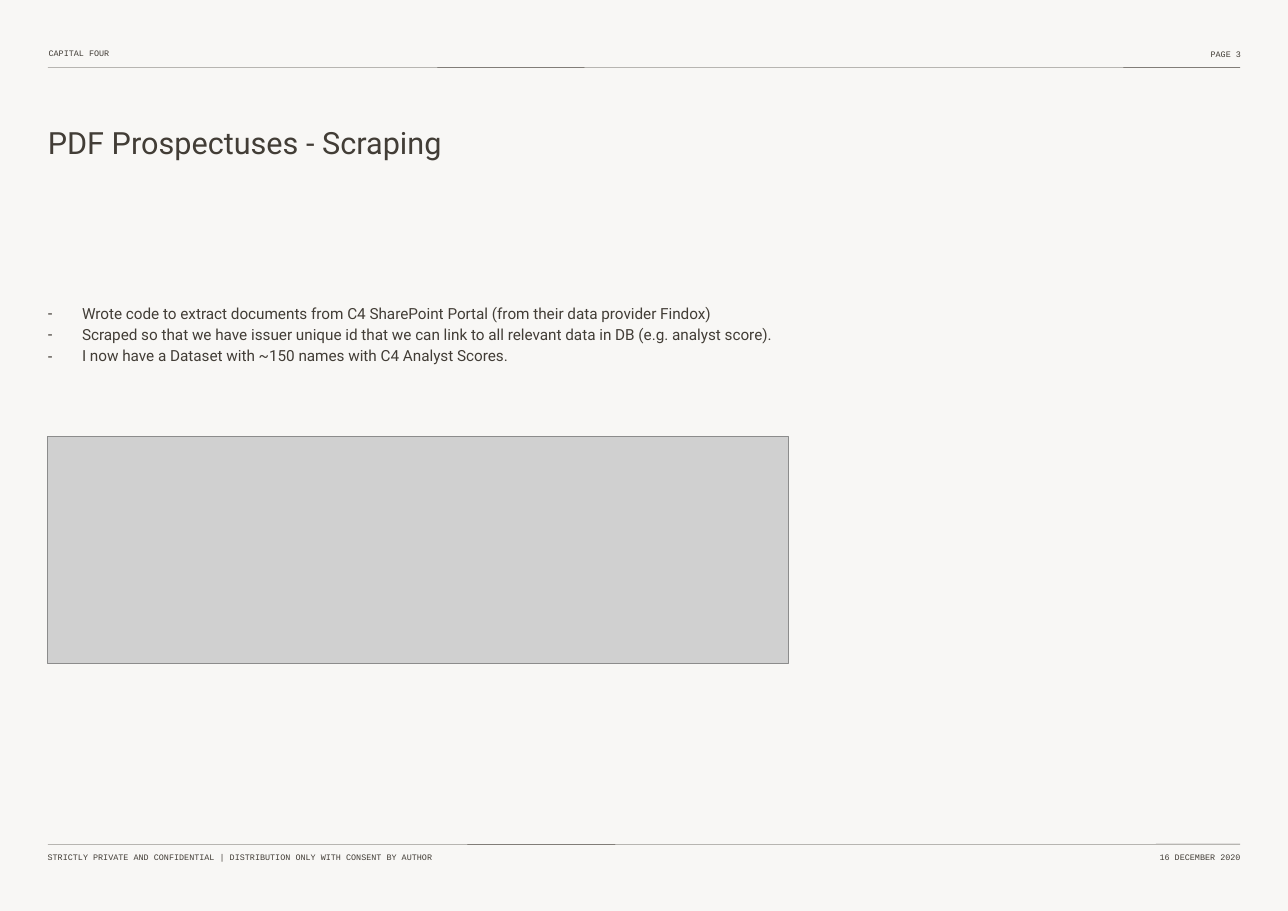
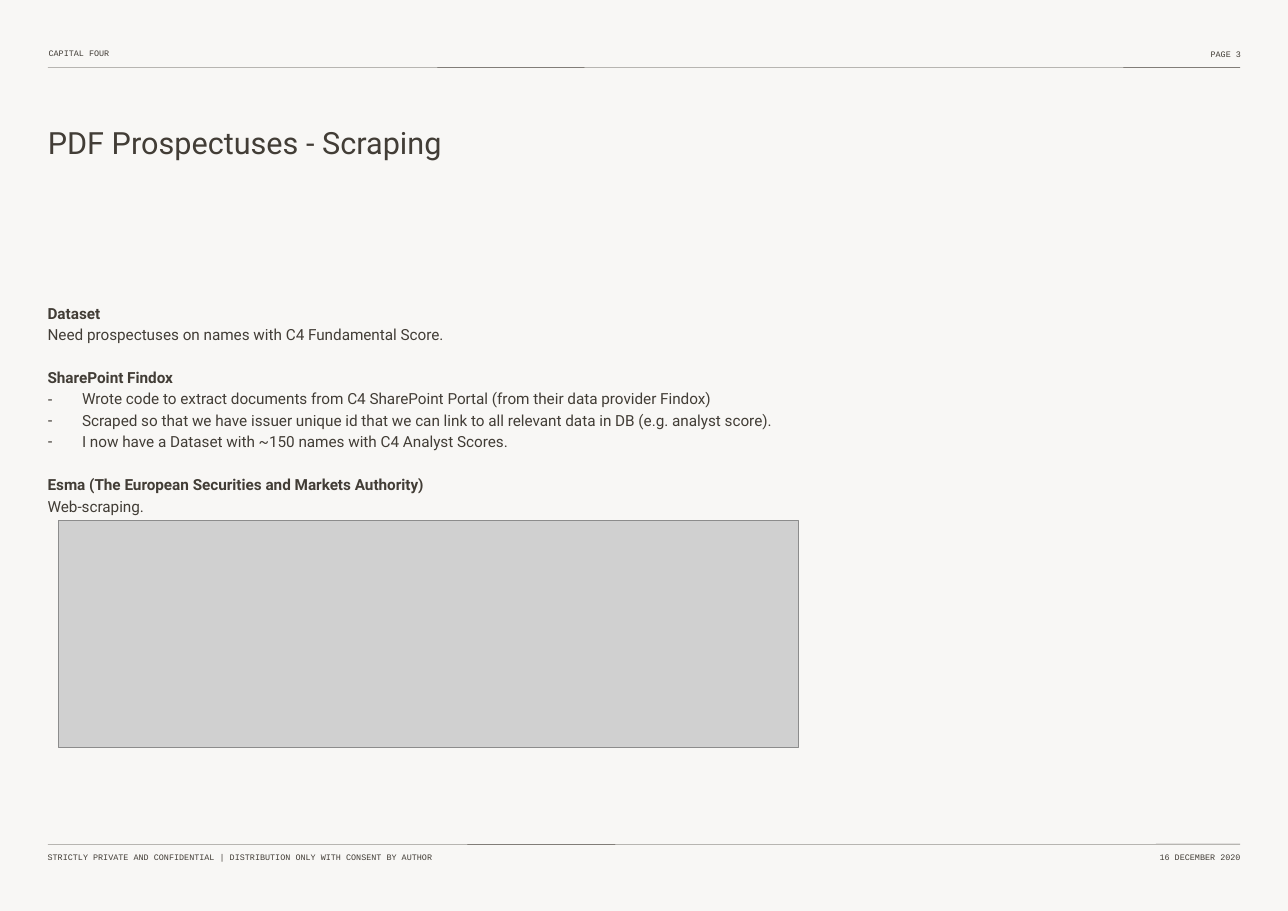
Before and after one commit to pierrehogenhaug/mester, a slide deck: slide 4 of _non_code_env_related/non_code_material/meeting_material/Thesis-Intro-Nov-2024.pptx. Drawn at 1288x911 pixels with LibreOffice and Linux fonts; fonts in the diff are those of the drawing; grey boxes stand for pictures. Boxes give left, top, right and bottom in pixels: in the first picture for what was removed or moved away, otherwise in the second. Text is boxed around its words. In the diff, an @@ line names an element or a change of style, - is before the commit and + after.

```diff
--- a/_non_code_env_related/non_code_material/meeting_material/Thesis-Intro-Nov-2024.pptx
+++ b/_non_code_env_related/non_code_material/meeting_material/Thesis-Intro-Nov-2024.pptx
@@ text at [48, 308, 444, 383]: paragraphs added @@
+Dataset
+Need prospectuses on names with C4 Fundamental Score.
+SharePoint Findox
@@ text at [48, 478, 424, 515]: paragraphs added @@
+Esma (The European Securities and Markets Authority)
+Web-scraping.
@@ picture: place and size @@
-picture at [47, 436, 788, 663]
+picture at [58, 521, 799, 748]
```
Also in this commit, not shown: 2 other slides changed, 2 slides added.
